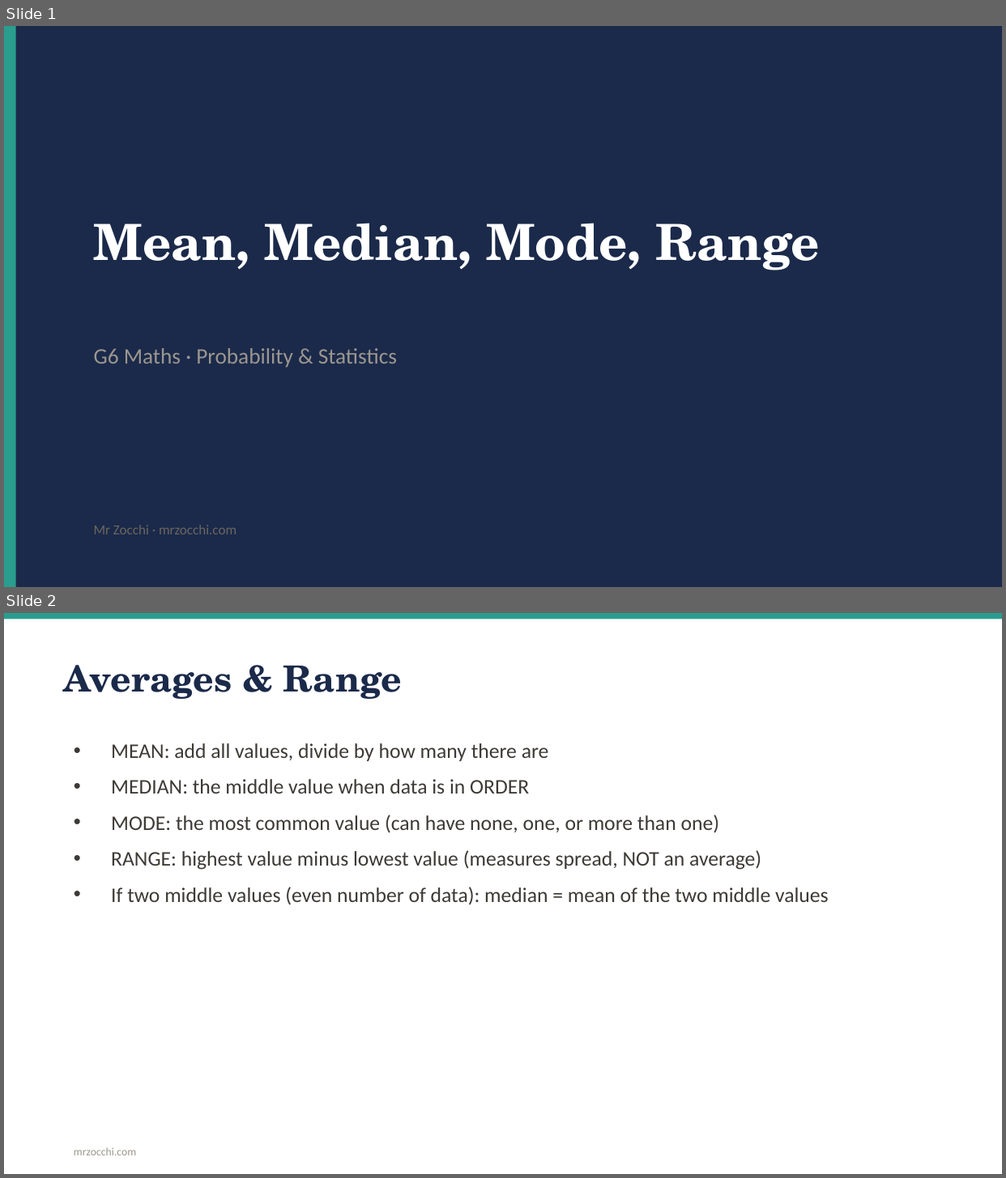
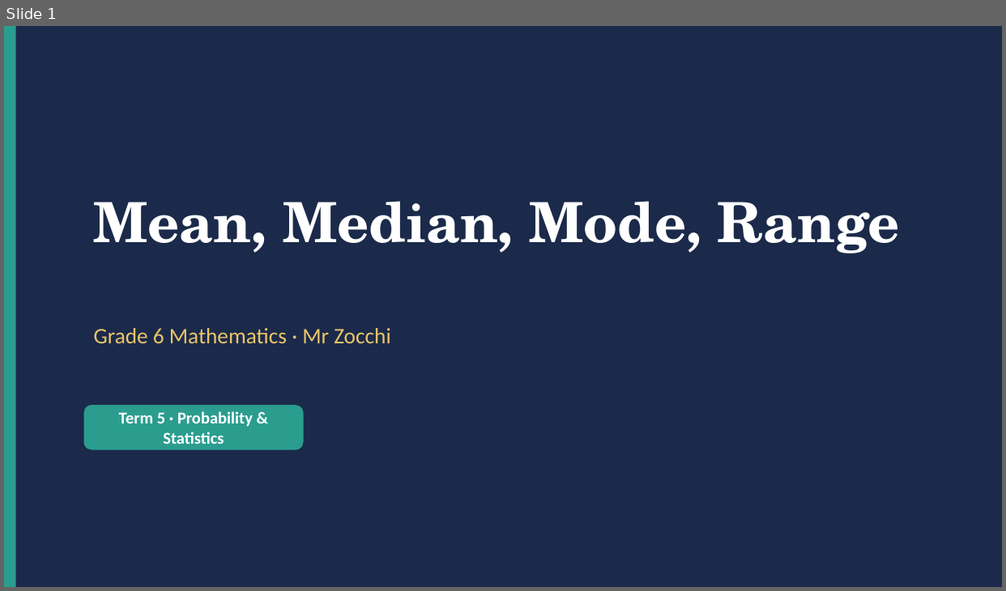
Before and after one commit to briscorey/mrzocchi, a slide deck: static/ppts/G6_Math_T5_Averages.pptx. Shown one above the other, each under a label of ours: slides 1 and 2 before the commit, slide 1 after it. The pictures are 1006x1178 and 1006x591 pixels, drawn with LibreOffice and Linux fonts; fonts in the diff are those of the drawing. Boxes give left, top, right and bottom in pixels: in the first picture for what was removed or moved away, otherwise in the second. Text is boxed around its words. In the diff, an @@ line names an element or a change of style, - is before the commit and + after.

Commit message:
feat: 60 real PowerPoints for all G6 Science and Maths
Complete set of educational presentations with real content:

G6 SCIENCE (30 PPTs):
T1 Scientific Skills: Lab Safety, Scientific Method, Variables,
   Measurement & Units, Data & Graphs, Full Revision
T2 Chemistry: Particle Model, States of Matter, Changes of State,
   Mixtures & Solutions, Separating Mixtures, Full Revision
T3 Earth Science: Earth's Layers, Convection Currents, Plate
   Boundaries, Continental Drift, Earthquakes & Volcanoes, Full Revision
T4 Ecology: Ecosystems & Habitats, Food Chains & Webs, Adaptations,
   Human Impact, Biodiversity, Full Revision
T5 Space Science: Solar System, Earth/Sun/Moon, Seasons & Axial Tilt,
   Day & Night, Space Exploration, Full Revision

G6 MATHS (30 PPTs):
T1 Number Sense: Place Value, Rounding & Estimation, BIDMAS,
   Negative Numbers, Factors/Multiples/Primes, Full Revision
T2 Fractions & Decimals: Understanding Fractions, Equivalent &
   Simplifying, Adding/Subtracting, Multiplying/Dividing,
   Decimals & Percentages, Full Revision
T3 Geometry: Perimeter, Area, Surface Area, Volume, Capacity,
   Full Revision
T4 Algebra: Expressions, Substitution, One-Step Equations,
   Two-Step Equations, Sequences & Patterns, Full Revision
T5 Probability & Statistics: Collecting Data, Averages,
   Charts & Graphs, Probability Basics, Experimental vs
   Theoretical, Full Revision

DESIGN: Navy/teal/gold palette matching mrzocchi.com.
4 slide layouts: big-idea, cards (2-3 grid), two-column, default.
Title slide + 3-4 content slides + summary slide per topic.
Total: ~300 slides across 60 presentations.

```diff
--- a/static/ppts/G6_Math_T5_Averages.pptx
+++ b/static/ppts/G6_Math_T5_Averages.pptx
@@ slide 2 removed at bbox=[4, 613, 1002, 1174], background #FFFFFF @@
@@ rectangle removed at bbox=[4, 613, 1002, 619] @@
@@ text removed at bbox=[64, 665, 402, 699] @@
-Averages & Range
@@ text removed at bbox=[111, 743, 829, 905] @@
-• MEAN: add all values, divide by how many there are
-• MEDIAN: the middle value when data is in ORDER
-• MODE: the most common value (can have none, one, or more than one)
-• RANGE: highest value minus lowest value (measures spread, NOT an average)
-• If two middle values (even number of data): median = mean of the two middle values
@@ text removed at bbox=[74, 1148, 136, 1156] @@
-mrzocchi.com
@@ slide 1 changed as well @@
@@ text "Mean, Median, Mode, Range": place and size @@
-text "Mean, Median, Mode, Range" at bbox=[94, 223, 820, 271]
+text "Mean, Median, Mode, Range" at bbox=[94, 201, 900, 254]
@@ text "Mean, Median, Mode, Range" at bbox=[94, 201, 900, 254]: size 36 to 40 pt @@
@@ text at bbox=[94, 328, 390, 344]: text changed; text colour #9B9690 to #E9C46A @@
-G6 Maths · Probability & Statistics
+Grade 6 Mathematics · Mr Zocchi
@@ rounded rectangle added at bbox=[84, 405, 304, 450], fill #2A9D8F @@
@@ text added at bbox=[119, 412, 253, 444], 12 pt, text #FFFFFF, bold @@
+Term 5 · Probability & Statistics
@@ text removed at bbox=[94, 525, 236, 535] @@
-Mr Zocchi · mrzocchi.com
```
Also in this commit, not shown: 5 slides added, 2 other slides removed, 59 other files.
